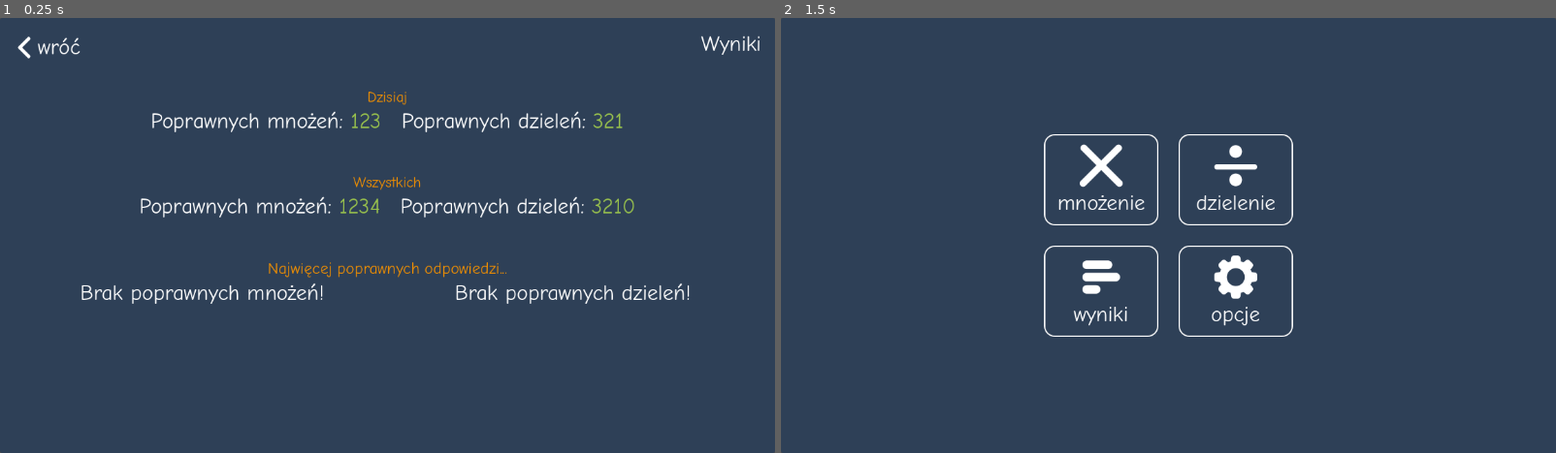
Above: before the commit, frames 1-2 (left to right).
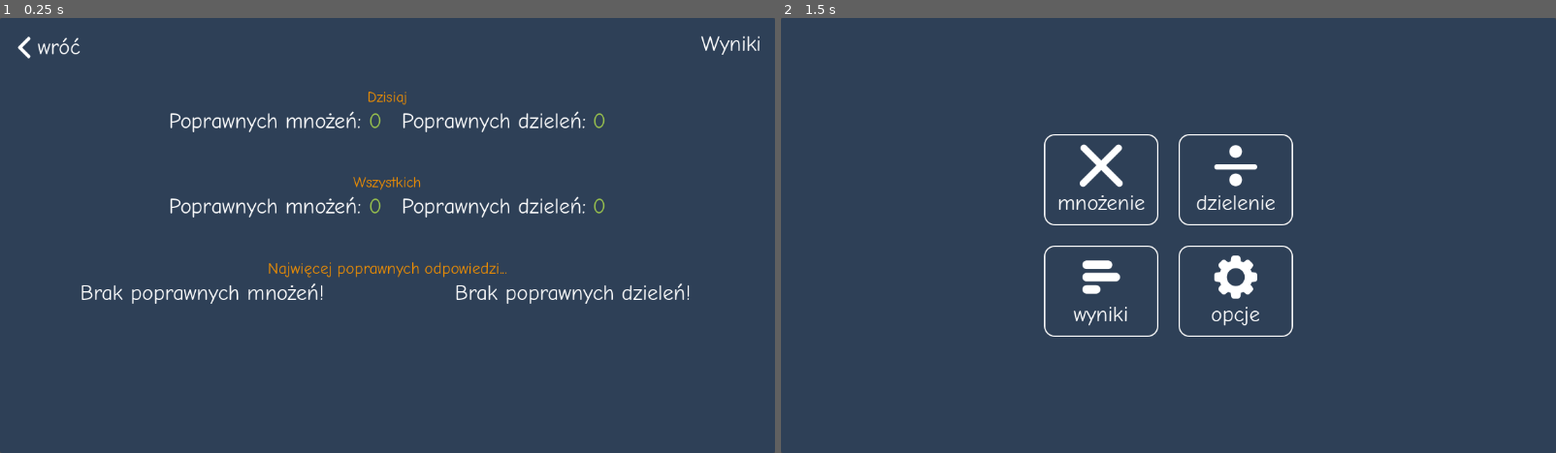
Above: after the commit, the same moments.

Repository: Ajver/tabliczka-mnozenia
Game: Godot game, scene res://src/StatsScreen/StatsScreen.tscn
The game is run twice, just before and just after one commit, with the same random seed, the same clock (stepped at 60 frames per second) and the same inputs. This scene is started directly instead of the project's main scene.
Inputs (mouse positions are in pixels of both pictures, inside the frame that each line leads up to):
- Up to frame 1 (0.25 s): no input
- Up to frame 2 (1.5 s): tap Enter at 0.5 s; move the mouse to (1339, 213) at 0.52 s; click (827, 48) at 1.25 s

The runs differ from the first frame. In frame 1, 1.6% of the frame differs, in the area x 18-82%, y 21-46%; in frame 2, nothing differs.

Commit message:
Showing today and total correct answers count

Diff:
--- a/project/project.godot
+++ b/project/project.godot
@@ -21,6 +21,7 @@
 MultiplyMemory="*res://src/Settings/MultiplyMemory.gd"
 DivideMemory="*res://src/Settings/DivideMemory.gd"
 AudioPlayer="*res://src/AudioPlayer/AudioPlayer.gd"
+TodayCorrectAnswers="*res://src/Settings/TodayCorrectAnswers.gd"
 
 [gui]
 
--- a/project/src/Dividing/DivQuestionGenerator.gd
+++ b/project/src/Dividing/DivQuestionGenerator.gd
@@ -72,7 +72,8 @@
 	current += 1
 	DivideMemory.set_setting(key, current)
 
-	print("Correct! (%d)" % current)
+	current = TodayCorrectAnswers.get_setting("correct_divides")
+	TodayCorrectAnswers.set_setting("correct_divides", current + 1)
 
 
 func _wrong_answer() -> void:
--- a/project/src/Multiplying/MulQuestionGenerator.gd
+++ b/project/src/Multiplying/MulQuestionGenerator.gd
@@ -71,7 +71,8 @@
 	current += 1
 	MultiplyMemory.set_setting(key, current)
 
-	print("Correct! (%d)" % current)
+	current = TodayCorrectAnswers.get_setting("correct_multiplies")
+	TodayCorrectAnswers.set_setting("correct_multiplies", current + 1)
 
 
 func _wrong_answer() -> void:
--- /dev/null
+++ b/project/src/Settings/TodayCorrectAnswers.gd
@@ -0,0 +1,33 @@
+extends AbstractSettings
+
+
+func _ready() -> void:
+	var today_date = _get_today_date()
+
+	if get_setting("today_date") != today_date:
+		# New day - let's reset!
+		set_setting("today_date", today_date)
+		set_setting("correct_multiplies", 0)
+		set_setting("correct_divides", 0)
+
+
+func _get_today_date() -> String:
+	var datetime = Time.get_datetime_dict_from_system()
+	var today_str = "-".join([datetime["year"], datetime["month"], datetime["day"]])
+	return today_str
+
+
+func __default_settings__() -> Dictionary:
+	# counts of how many times the pair was solved correctly
+	var default_settings = {
+		"today_date": "",
+		"correct_multiplies": 0,
+		"correct_divides": 0,
+	}
+
+	return default_settings
+
+
+func __settings_save_file_path__() -> String:
+	var path := "user://today_correct_answers.json"
+	return path
--- a/project/src/StatsScreen/StatsScreen.gd
+++ b/project/src/StatsScreen/StatsScreen.gd
@@ -12,8 +12,47 @@
 
 
 func _ready() -> void:
+	_fill_today_correct_answers_labels()
+	_fill_total_correct_multiplies_label()
+	_fill_total_correct_divides_label()
 	_fill_multiplies_tier_list()
 	_fill_divides_tier_list()
+
+
+func _fill_today_correct_answers_labels() -> void:
+	var today_multiplies = TodayCorrectAnswers.get_setting("correct_multiplies")
+	var today_divides = TodayCorrectAnswers.get_setting("correct_divides")
+	today_correct_multiplies_label.text = str(today_multiplies)
+	today_correct_divides_label.text = str(today_divides)
+
+
+func _fill_total_correct_multiplies_label() -> void:
+	var max_value = AppSettings.get_setting("multiply_max_value")
+
+	var total_correct_answers = 0
+
+	for a in range(1, max_value+1):
+		for b in range(1, max_value+1):
+			var key = str(a, "x", b)
+			var correct_answers = MultiplyMemory.get_setting(key)
+			total_correct_answers += correct_answers
+
+	total_correct_multiplies_label.text = str(total_correct_answers)
+
+
+func _fill_total_correct_divides_label() -> void:
+	var max_value = AppSettings.get_setting("divide_max_value")
+
+	var total_correct_answers = 0
+
+	for b in range(1, max_value+1):
+		for answer in range(1, max_value+1):
+			var a = answer * b
+			var key = str(a, ":", b)
+			var correct_answers = DivideMemory.get_setting(key)
+			total_correct_answers += correct_answers
+
+	total_correct_divides_label.text = str(total_correct_answers)
 
 
 func _fill_multiplies_tier_list() -> void:
--- a/project/src/StatsScreen/StatsScreen.tscn
+++ b/project/src/StatsScreen/StatsScreen.tscn
@@ -128,6 +128,7 @@
 text = "Poprawnych mnożeń: "
 
 [node name="TotalCorrectMultipliesLabel" type="Label" parent="Panel/MarginContainer/ScrollContainer/MarginContainer/VBoxContainer3/VBoxContainer2/VBoxContainer/HBoxContainer2/HBoxContainer"]
+unique_name_in_owner = true
 layout_mode = 2
 theme_override_colors/font_color = Color(0.6, 0.760784, 0.301961, 1)
 text = "1234"
@@ -141,6 +142,7 @@
 text = "Poprawnych dzieleń: "
 
 [node name="TotalCorrectDividesLabel" type="Label" parent="Panel/MarginContainer/ScrollContainer/MarginContainer/VBoxContainer3/VBoxContainer2/VBoxContainer/HBoxContainer2/HBoxContainer2"]
+unique_name_in_owner = true
 layout_mode = 2
 theme_override_colors/font_color = Color(0.6, 0.760784, 0.301961, 1)
 text = "3210"
